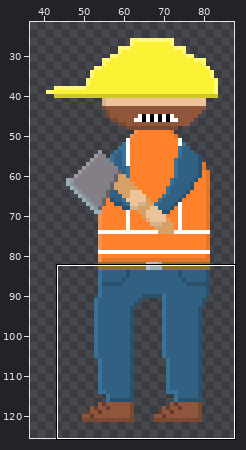
Pixel-art file -- PixelArts/woodcutter.aseprite. Above, an overview of the earlier version with the close-up marked.
Close-up. The starting point:
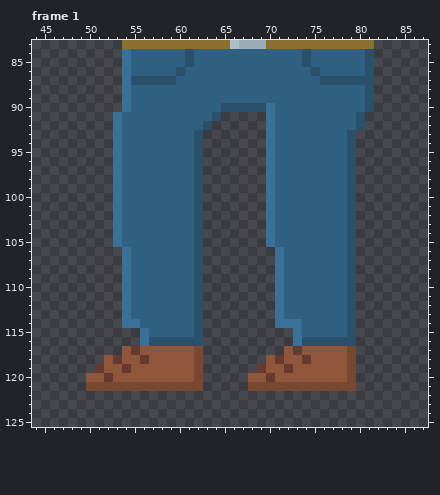
128x128 pixels, 1 frame. Shown: frame 1: x 44..87, y 83..125. The wide view leaves out empty margins. The commit also changed other frames or places, which this record leaves out.
Once edited:
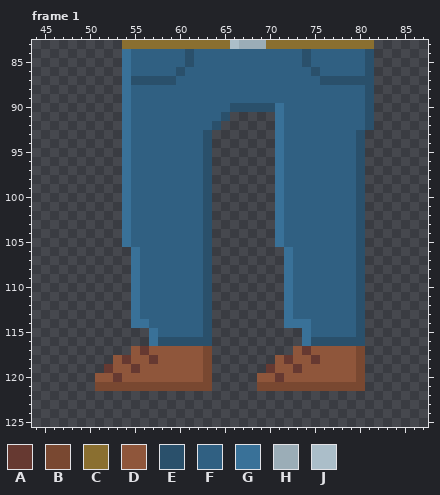
Palette (. is transparent): A #663931  B #794831  C #8a6f30  D #8f563b  E #2a506b  F #306082  G #397198  H #9badb7  J #abbec9
Changes in this commit:
Frame 1:
y 90: x 65 E -> F; x 70..71 GF -> EG
y 91: x 53..54 GF -> .G; x 64..65 E. -> FE; x 70..71 GF -> .G; x 80..81 E. -> FE
y 92: x 53..54 GF -> .G; x 63..64 E. -> FE; x 70..71 GF -> .G; x 80..81 E. -> FE
y 93..105: x 53..54 GF -> .G; x 62..63 E. -> FE; x 70..71 GF -> .G; x 79..80 E. -> FE
y 106..113: x 54..55 GF -> .G; x 62..63 E. -> FE; x 71..72 GF -> .G; x 79..80 E. -> FE
y 114: x 54 G -> .; x 56 F -> G; x 62..63 E. -> FE; x 71 G -> .; x 74 F -> G; x 79..80 E. -> FE
y 115: x 56..57 GF -> .G; x 62..63 E. -> FE; x 73..74 GF -> .G; x 79..80 E. -> FE
y 116: x 56..57 GE -> .G; x 63 . -> E; x 73..74 GE -> .G; x 80 . -> E
y 117: x 54..56 DAD -> .DA; x 62..63 B. -> DB; x 72..74 DAD -> .DA; x 79..80 B. -> DB
y 118: x 52..54 DAD -> .DA; x 56..57 AD -> DA; x 62..63 B. -> DB; x 70..72 DAD -> .DA; x 74..75 AD -> DA; x 79..80 B. -> DB
y 119: x 51..52 AD -> .A; x 54..55 AD -> DA; x 62..63 B. -> DB; x 69..70 AD -> .A; x 72..73 AD -> DA; x 79..80 B. -> DB
y 120: x 50 D -> .; x 52..53 AD -> DA; x 62..63 B. -> DB; x 68 D -> .; x 70..71 AD -> DA; x 79..80 B. -> DB
y 121: x 50 B -> .; x 63 . -> B; x 68 B -> .; x 80 . -> B
Pixel boxes of the changes (left, top, right, bottom) in both close-ups:
changed: (194, 103, 374, 391)
changed: (86, 112, 158, 391)
